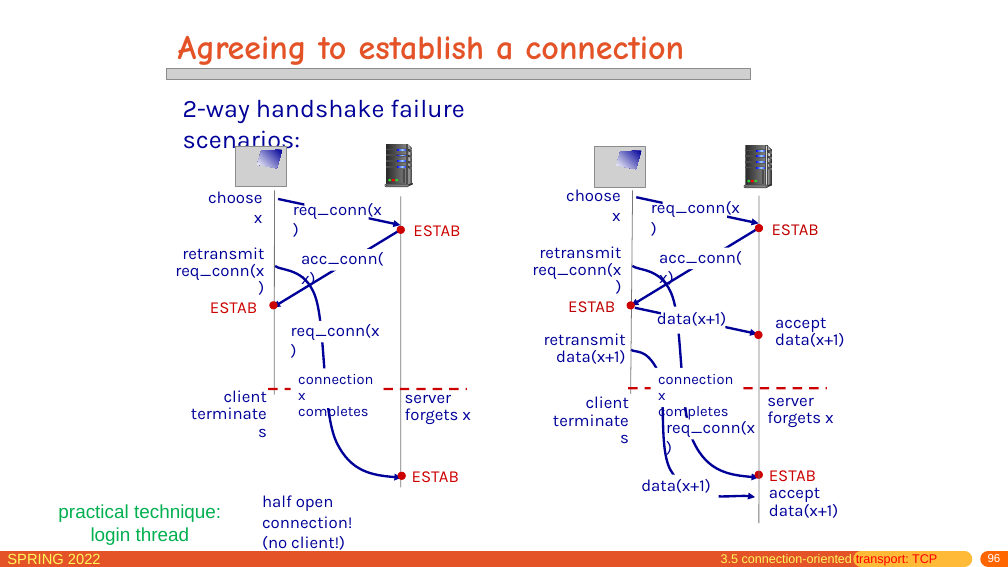
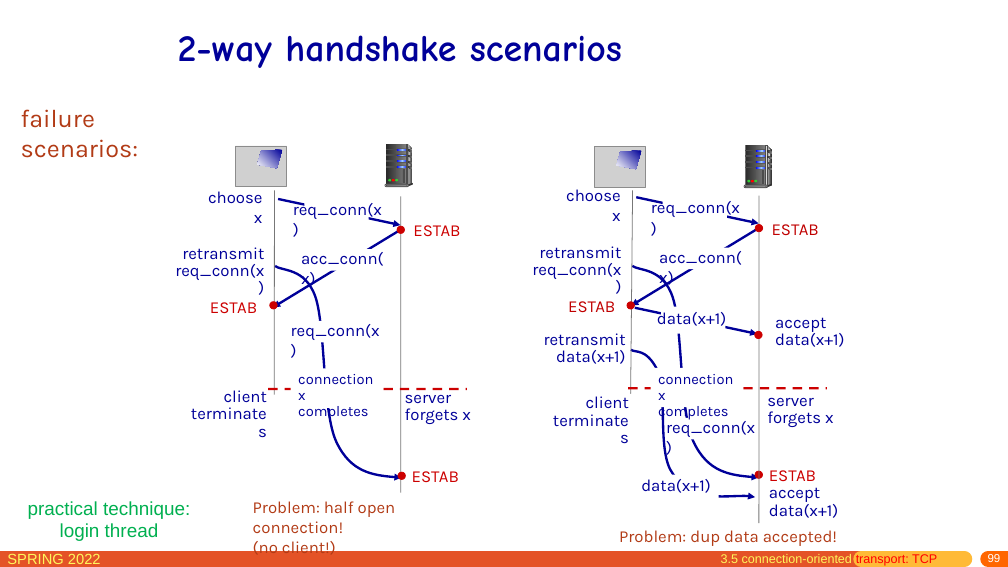
Before and after one commit to network-whu/slides, a slide deck: slide 99 of pptx/chapter3.pptx (slide 96 before the commit). Drawn at 1008x567 pixels with LibreOffice and Linux fonts; fonts in the diff are those of the drawing; grey boxes stand for pictures. Boxes give left, top, right and bottom in pixels: in the first picture for what was removed or moved away, otherwise in the second. Text is boxed around its words. In the diff, an @@ line names an element or a change of style, - is before the commit and + after.

```diff
--- a/pptx/chapter3.pptx
+++ b/pptx/chapter3.pptx
@@ title at bbox=[178, 35, 622, 68]: text changed; size 32.4 to 36 pt; text colour #E45327 to #000099 @@
-Agreeing to establish a connection
+2-way handshake scenarios
@@ picture removed at bbox=[166, 68, 750, 79] @@
@@ text at bbox=[21, 109, 139, 158]: text changed; text colour #000099 to #B23B16 @@
-2-way handshake failure scenarios:
+failure scenarios:
@@ text "practical technique: login thread": place and size @@
-text "practical technique: login thread" at bbox=[58, 504, 221, 545]
+text "practical technique: login thread" at bbox=[28, 501, 190, 541]
@@ text "Problem: half open connection!": place and size @@
-text "Problem: half open connection!" at bbox=[262, 495, 352, 553]
+text "Problem: half open connection!" at bbox=[253, 501, 396, 558]
@@ text at bbox=[253, 501, 396, 533]: text changed; text colour #000099 to #B23B16 @@
-half open connection!
+Problem: half open connection!
@@ text at bbox=[253, 538, 336, 558]: text colour #000099 to #B23B16 in "(no client!)" @@
@@ text added at bbox=[619, 530, 837, 546], 16 pt, text #B23B16 @@
+Problem: dup data accepted!
```
Also in this commit, not shown: 60 other slides changed, 9 slides added, 1 slide removed.
